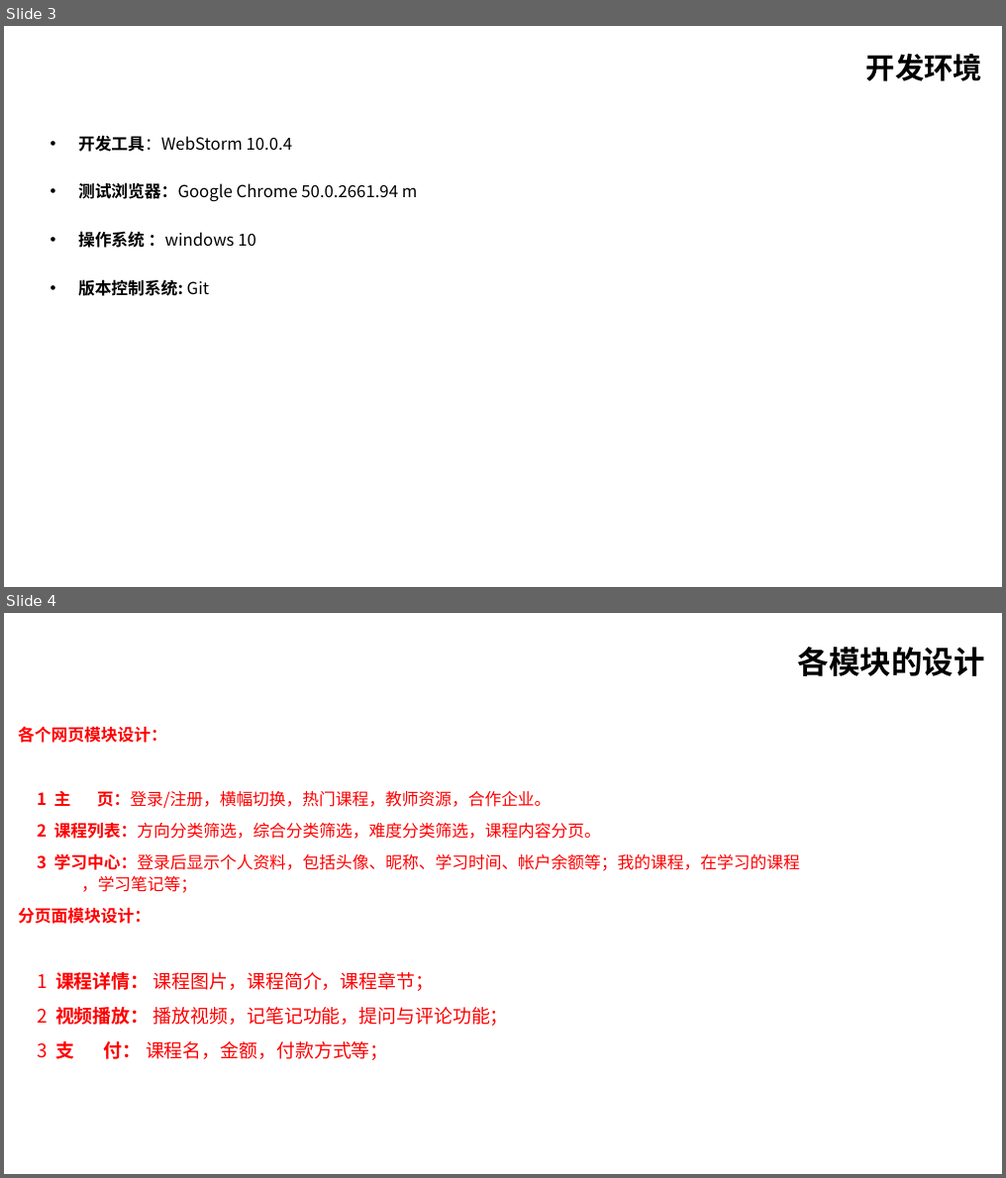
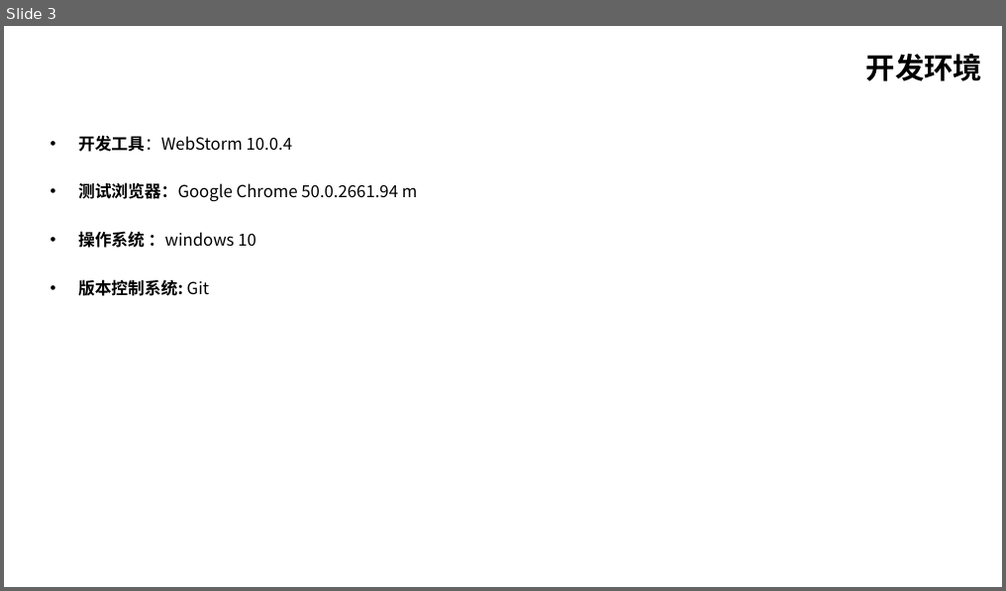
Before and after one commit to huiyaoren/CYMOOC, a slide deck: doc/传一在线教育网站.ppt. Shown one above the other, each under a label of ours: slides 3 and 4 before the commit, slide 3 after it. The pictures are 1006x1178 and 1006x591 pixels, drawn with LibreOffice and Linux fonts; fonts in the diff are those of the drawing. Boxes give left, top, right and bottom in pixels: in the first picture for what was removed or moved away, otherwise in the second. Text is boxed around its words. In the diff, an @@ line names an element or a change of style, - is before the commit and + after.

```diff
--- a/doc/传一在线教育网站.ppt
+++ b/doc/传一在线教育网站.ppt
@@ slide 4 removed at (4,613,1002,1174), background #FFFFFF @@
@@ text removed at (798,647,985,676) @@
-各模块的设计
@@ text removed at (18,726,800,1060) @@
-各个网页模块设计：
-1 主 页：登录/注册，横幅切换，热门课程，教师资源，合作企业。
-2 课程列表：方向分类筛选，综合分类筛选，难度分类筛选，课程内容分页。
-3 学习中心：登录后显示个人资料，包括头像、昵称、学习时间、帐户余额等；我的课程，在学习的课程 ，学习笔记等；
-分页面模块设计：
-1 课程详情： 课程图片，课程简介，课程章节；
-2 视频播放： 播放视频，记笔记功能，提问与评论功能；
-3 支 付： 课程名，金额，付款方式等；
```
Also in this commit, not shown: 7 slides changed, 8 slides added, 8 other slides removed, 1 other file.
